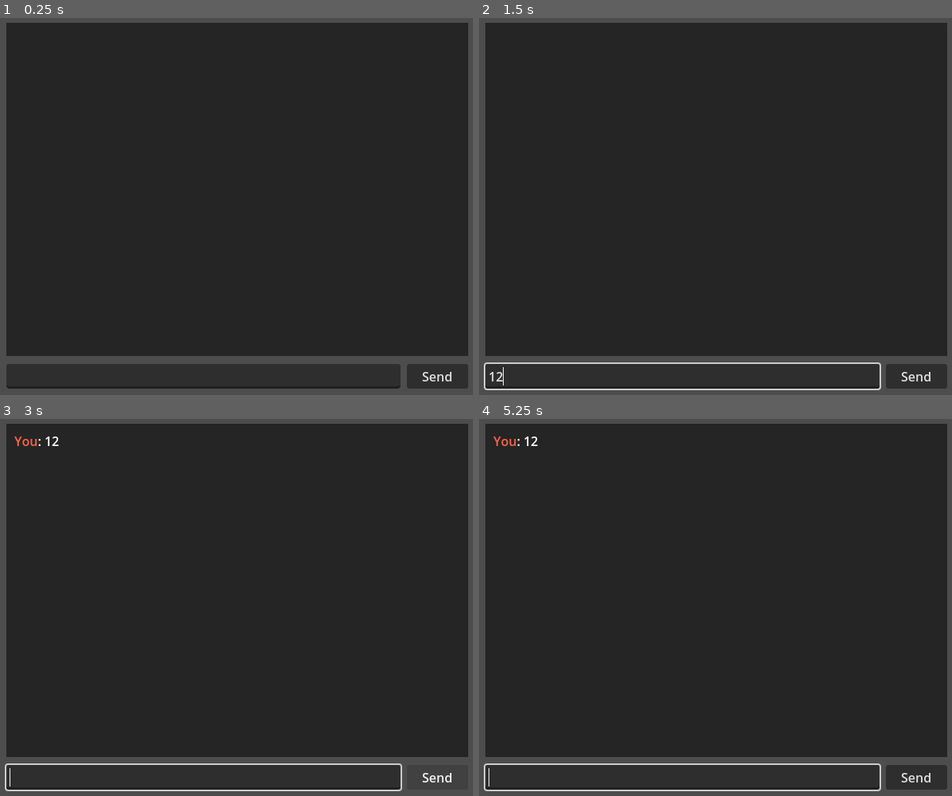
Above: before the commit, frames 1-4 (two rows, left to right).
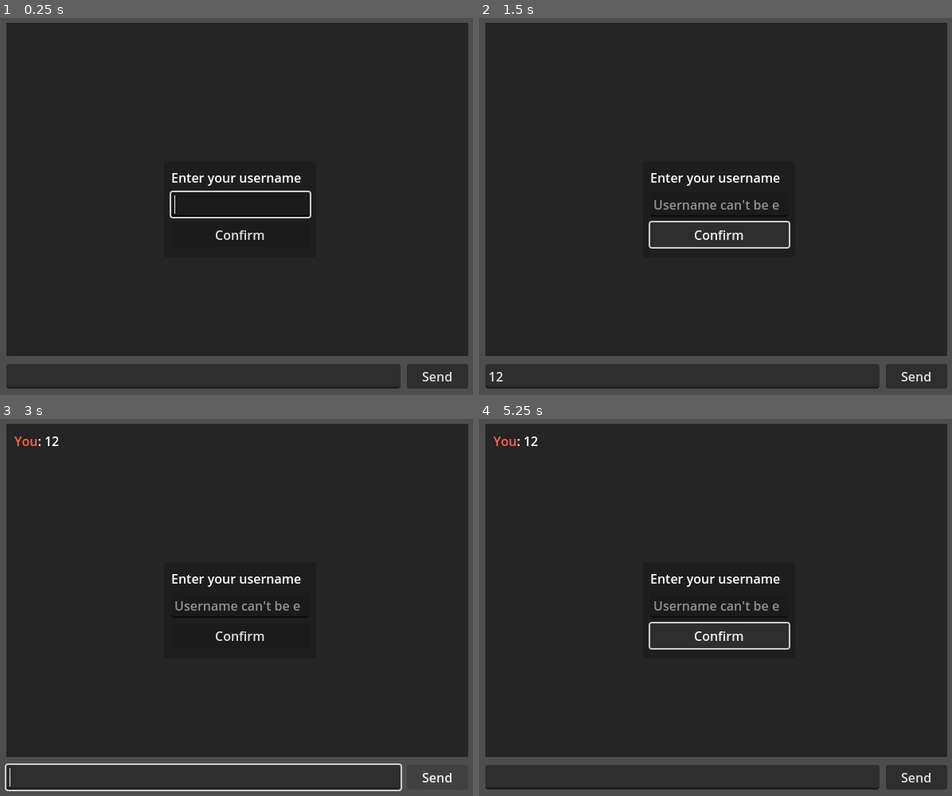
Above: after the commit, the same moments.

Repository: sihlecodes/Simple-Messenger
Game: Godot game, scene res://source/Main.tscn
Two runs of this game, one before a commit and one after it. Both use one fixed random seed, a clock stepped at 60 frames per second and the inputs below.
Inputs (mouse positions are in pixels of both pictures, inside the frame that each line leads up to):
- Up to frame 1 (0.25 s): no input
- Up to frame 2 (1.5 s): click (682, 376) at 0.52 s; type "12" at 0.6 s; click (720, 232) at 1.25 s, where only the run after the commit has a clickable "Confirm"
- Up to frame 3 (3 s): click (241, 633) at 2 s, where only the run after the commit has a clickable "Confirm"; click "Send" at 2.75 s
- Up to frame 4 (5.25 s): click "Send" at 3.5 s; click "Send" at 4.25 s; click (720, 633) at 5 s, where only the run after the commit has a clickable "Confirm"

The runs differ from the first frame. In frame 1, 0.8% of the frame differs, in the area x 35-66%, y 41-59%; in frame 2, 1.9%, in the area x 1-86%, y 41-99%; in frame 3, 0.8%; in frame 4, 1.9%.

Commit message:
Add username prompt

Diff:
--- a/source/Main.gd
+++ b/source/Main.gd
@@ -10,3 +10,7 @@
 
 func _on_messages_focus_entered() -> void:
 	%message_edit.grab_focus()
+
+func _on_username_prompt_submit(username: String) -> void:
+	$Networking.username = username
+	$Networking.create_or_join()
--- a/source/Main.tscn
+++ b/source/Main.tscn
@@ -1,7 +1,8 @@
-[gd_scene load_steps=7 format=3 uid="uid://cfxdjah6ghdpr"]
+[gd_scene load_steps=8 format=3 uid="uid://cfxdjah6ghdpr"]
 
 [ext_resource type="Script" path="res://source/Main.gd" id="1_vf61o"]
 [ext_resource type="Script" path="res://source/Networking.gd" id="2_foj38"]
+[ext_resource type="Script" path="res://source/username_prompt.gd" id="3_26uaj"]
 
 [sub_resource type="GDScript" id="GDScript_ub5no"]
 script/source = "@tool
@@ -24,6 +25,10 @@
 "
 
 [sub_resource type="StyleBoxFlat" id="StyleBoxFlat_ur87j"]
+content_margin_left = 10.0
+content_margin_top = 10.0
+content_margin_right = 10.0
+content_margin_bottom = 10.0
 bg_color = Color(0.145098, 0.145098, 0.145098, 1)
 
 [sub_resource type="Theme" id="Theme_n3mrb"]
@@ -99,6 +104,49 @@
 size_flags_horizontal = 3
 text = "Send"
 
+[node name="username_prompt" type="Panel" parent="."]
+anchors_preset = 8
+anchor_left = 0.5
+anchor_top = 0.5
+anchor_right = 0.5
+anchor_bottom = 0.5
+offset_left = -92.0
+offset_top = -56.0
+offset_right = 99.0
+offset_bottom = 65.0
+grow_horizontal = 2
+grow_vertical = 2
+script = ExtResource("3_26uaj")
+
+[node name="margins" type="MarginContainer" parent="username_prompt"]
+offset_left = 4.0
+offset_top = 4.0
+offset_right = 188.0
+offset_bottom = 116.0
+theme_override_constants/margin_left = 5
+theme_override_constants/margin_top = 5
+theme_override_constants/margin_right = 5
+theme_override_constants/margin_bottom = 5
+
+[node name="layout" type="VBoxContainer" parent="username_prompt/margins"]
+layout_mode = 2
+theme_override_constants/separation = 7
+
+[node name="hint" type="Label" parent="username_prompt/margins/layout"]
+layout_mode = 2
+text = "Enter your username"
+
+[node name="username" type="LineEdit" parent="username_prompt/margins/layout"]
+unique_name_in_owner = true
+layout_mode = 2
+
+[node name="confirm" type="Button" parent="username_prompt/margins/layout"]
+layout_mode = 2
+text = "Confirm"
+
 [connection signal="focus_entered" from="main_layout/vbox/messages" to="." method="_on_messages_focus_entered"]
 [connection signal="text_submitted" from="main_layout/vbox/buttons/message_edit" to="." method="_on_message_edit_text_submitted"]
 [connection signal="pressed" from="main_layout/vbox/buttons/send" to="." method="_on_send_pressed"]
+[connection signal="submit" from="username_prompt" to="." method="_on_username_prompt_submit"]
+[connection signal="text_submitted" from="username_prompt/margins/layout/username" to="username_prompt" method="_on_username_text_submitted"]
+[connection signal="pressed" from="username_prompt/margins/layout/confirm" to="username_prompt" method="_on_confirm_pressed"]
--- a/source/Networking.gd
+++ b/source/Networking.gd
@@ -1,13 +1,13 @@
 extends Node
 
 const PORT: = 9823
-var users: = {1: "Server"}
+
+var users: Dictionary = {1: "Server"}
+var username: String
 
 func _ready() -> void:
 	multiplayer.connection_failed.connect(_on_connected_fail)
 	multiplayer.server_disconnected.connect(_on_server_disconnected)
-
-	create_or_join()
 
 func create_or_join():
 	var peer: = ENetMultiplayerPeer.new()
--- /dev/null
+++ b/source/username_prompt.gd
@@ -0,0 +1,20 @@
+extends Panel
+
+signal submit(username: String)
+
+func _ready() -> void:
+	%username.grab_focus()
+	%username.text_submitted.connect(func(username): submit.emit(username))
+
+func _on_confirm_pressed() -> void:
+	%username.text_submitted.emit(%username.text)
+
+func _on_username_text_submitted(username: String) -> void:
+	var text = %username.text
+
+	if not text:
+		%username.placeholder_text = "Username can't be empty."
+		return
+
+	submit.emit(%username.text)
+	hide()
